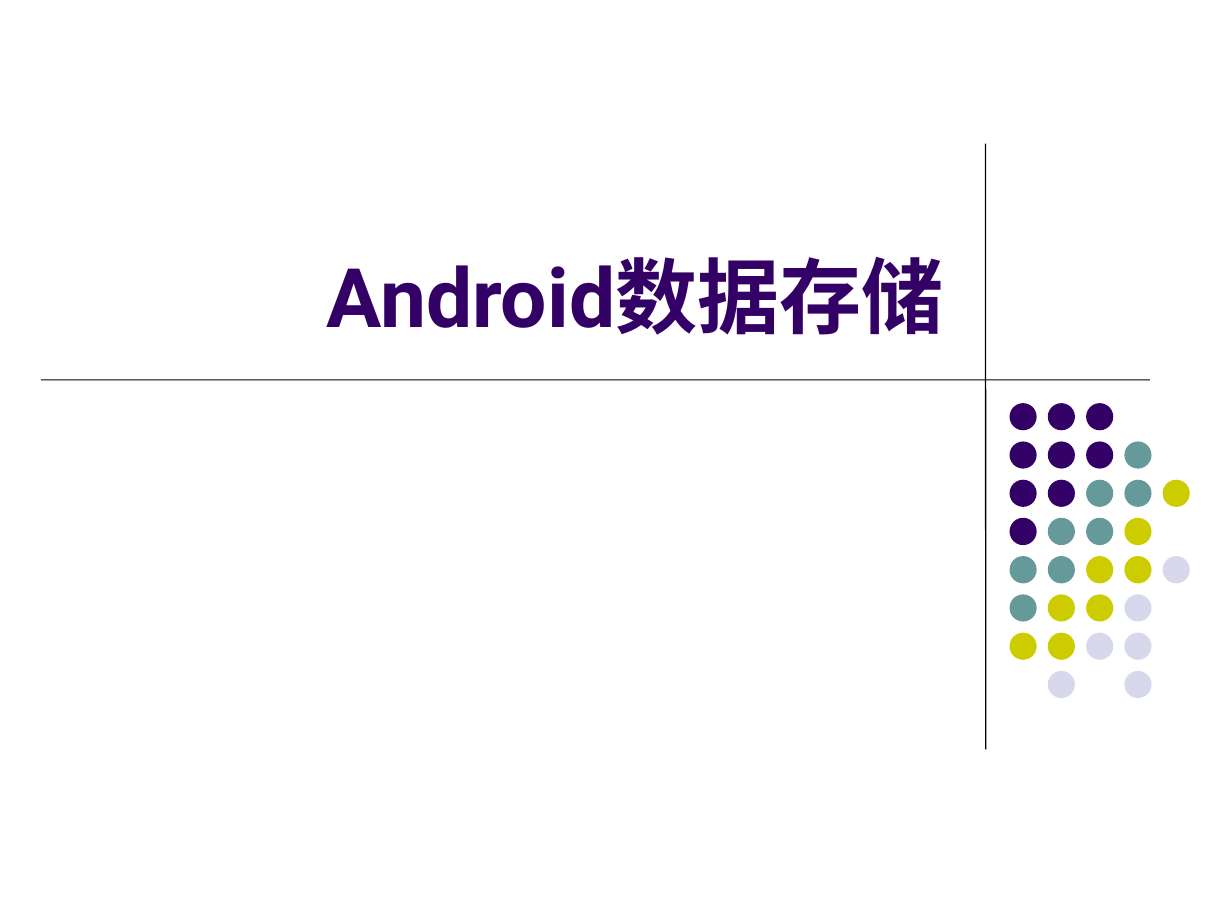
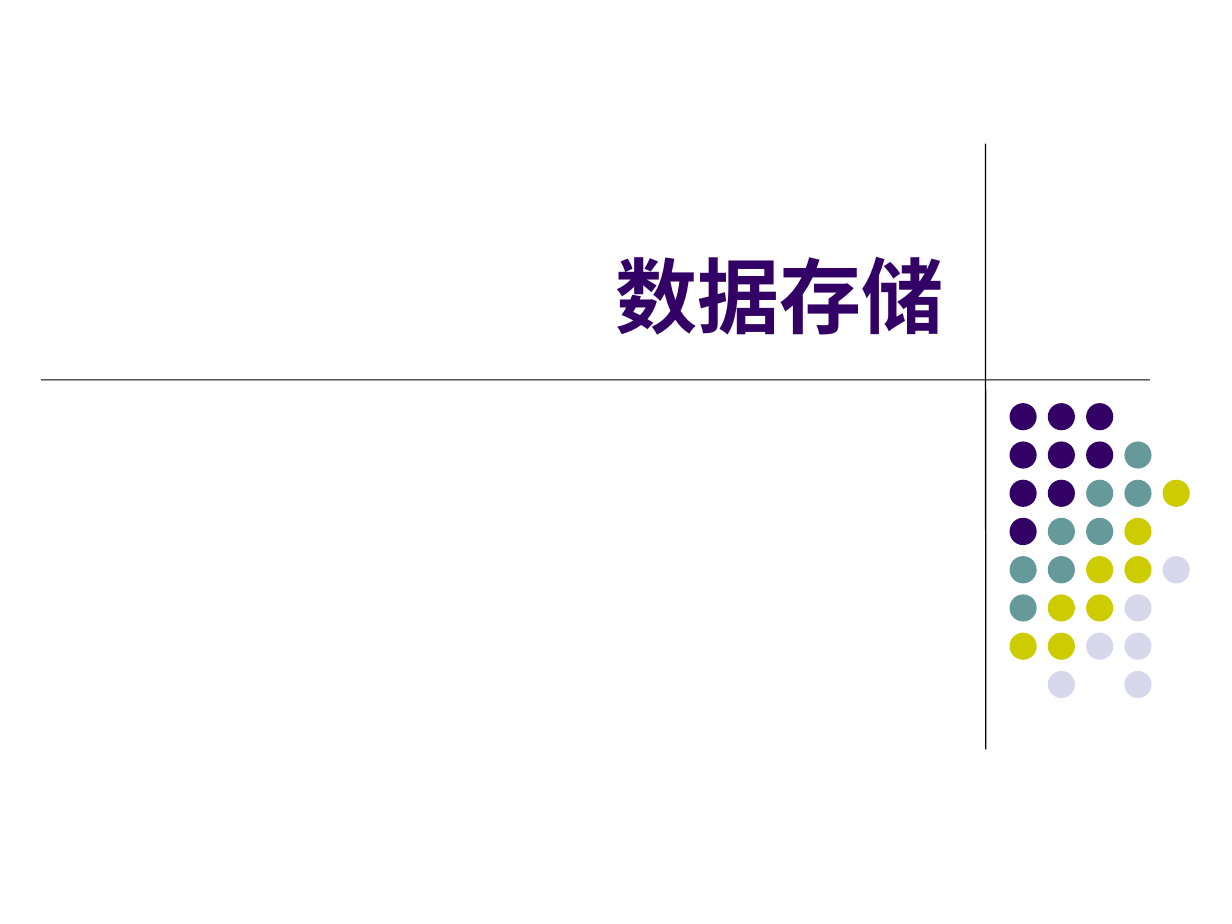
Before and after one commit to zjsu/android, a slide deck: slide 1 of chapters/5/chap5.pptx. Drawn at 1232x924 pixels with LibreOffice and Linux fonts; fonts in the diff are those of the drawing; background and template pictures are left out. Boxes give left, top, right and bottom in pixels: in the first picture for what was removed or moved away, otherwise in the second. Text is boxed around its words. In the diff, an @@ line names an element or a change of style, - is before the commit and + after.

```diff
--- a/chapters/5/chap5.pptx
+++ b/chapters/5/chap5.pptx
@@ title at [615, 257, 943, 335]: text changed @@
-Android数据存储
+数据存储
```
Also in this commit, not shown: 6 other files.
